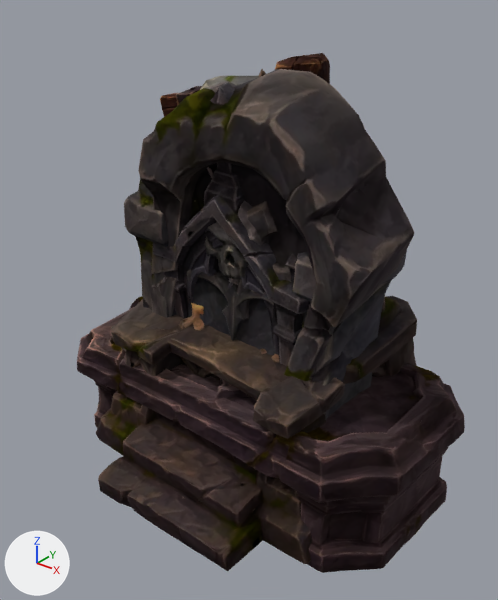
One commit to the glTF model assets/gen_scene.glb: the scene before it, then after it.
Before and after are seen from a 50 mm lens placed at (0.818, -1.032, 1.04), pointed at (0.013, -0.025, 0.416). Lighting does not change. The marker at lower left points along +X, +Y and +Z. The older version comes first. Where no turn or scale is listed for an object, it has been applied to the vertices.
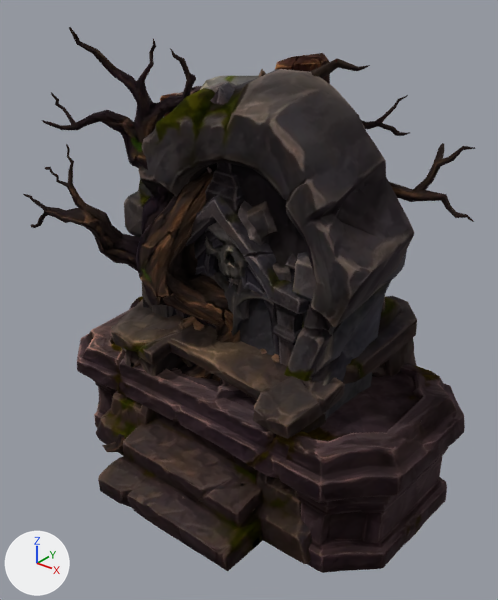
Boxes (x1, y1, x2, y2) around the edits, measured in the pictures (498 x 600 px):
'Mesh_8', added: after (23, 27, 476, 452)

The change, as a diff of the scene's bpy script:
```diff
--- a/assets/gen_scene.glb.py
+++ b/assets/gen_scene.glb.py
@@ img_image_8 @@
+img_image_8 = load_image('Image_8', '_unpacked/Image_8', 1024, 1024, 'sRGB')
@@ mat_material_8 @@
+mat_material_8 = principled_material('Material_8')
+mat_material_8.texture = img_image_8
+mat_material_8.metallic = 1.0
+mat_material_8.roughness = 1.0
@@ me_mesh_8 @@
+me_mesh_8.from_pydata(...)  # 4494 vertices, 8999 faces; spans x -0.422..0.422, y -0.284..0.284, z -0.472..0.472
+me_mesh_8.materials.append(mat_material_8)  # picture img_image_8
@@ ob_mesh_8 @@
+ob_mesh_8 = bpy.data.objects.new('Mesh_8', me_mesh_8)
+ob_mesh_8.location = (0.0, 0.0, 0.472)
```
